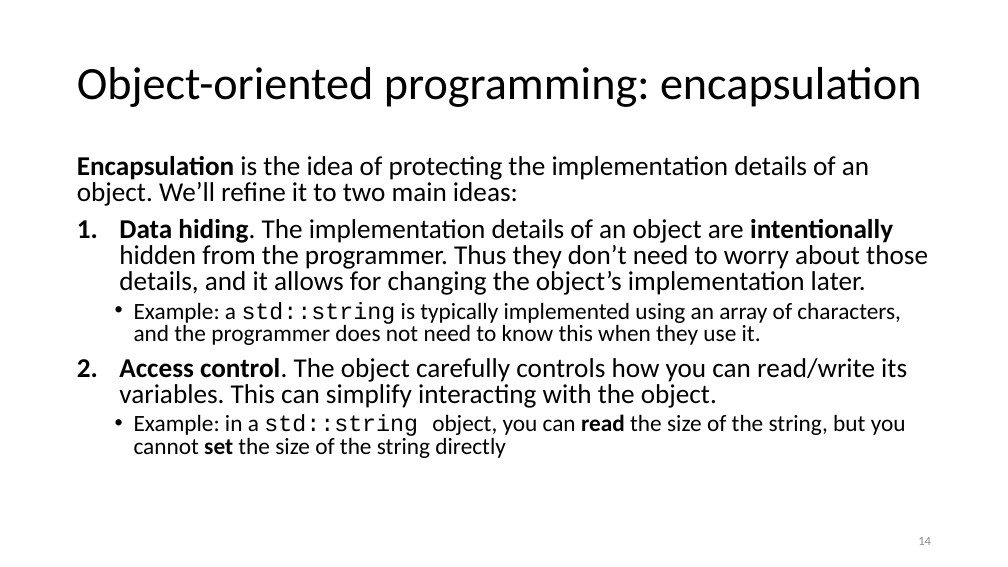
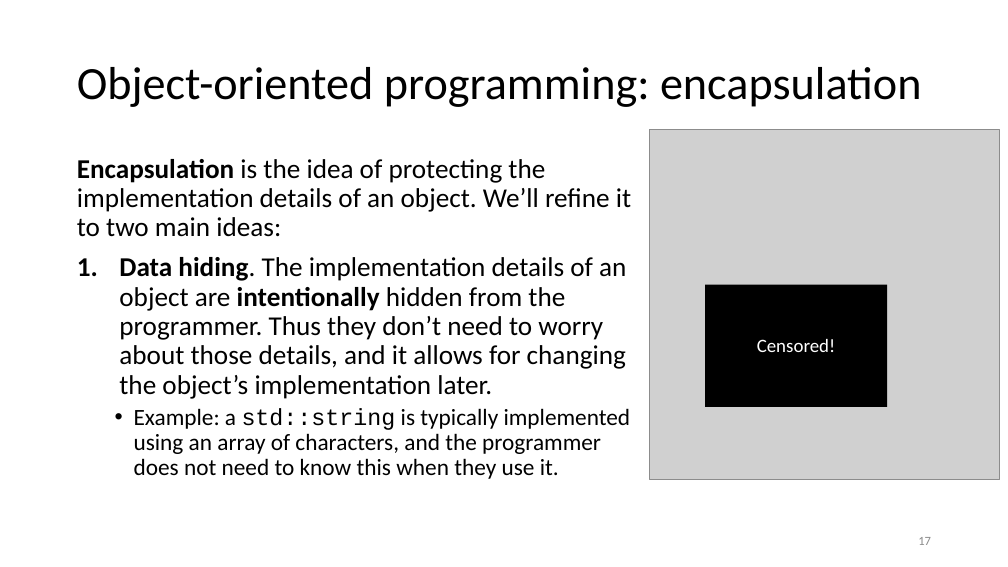
Before and after one commit to tjd1234/cmpt135spring2024, a slide deck: slide 17 of sample_code/week5/week5_cmpt135.pptx (slide 14 before the commit). Drawn at 1008x567 pixels with LibreOffice and Linux fonts; fonts in the diff are those of the drawing; grey boxes stand for pictures. Boxes give left, top, right and bottom in pixels: in the first picture for what was removed or moved away, otherwise in the second. Text is boxed around its words. In the diff, an @@ line names an element or a change of style, - is before the commit and + after.

```diff
--- a/sample_code/week5/week5_cmpt135.pptx
+++ b/sample_code/week5/week5_cmpt135.pptx
@@ picture added at box(650, 129, 999, 479) @@
@@ text "Encapsulation is the idea of ..." at box(77, 159, 631, 479): line spacing 0.8 to 0.9 @@
@@ rectangle added at box(706, 285, 888, 408), fill #000000, 18 pt, text #FFFFFF @@
+Censored!
@@ text at box(119, 358, 907, 458): paragraphs removed @@
-2. Access control. The object carefully controls how you can read/write its variables. This can simplify interacting with the object.
-  • Example: in a std::string object, you can read the size of the string, but you cannot set the size of the string directly
@@ page number at box(918, 537, 931, 545): text changed @@
-14
+17
```
Also in this commit, not shown: 19 other slides changed, 6 slides added, 2 other files.
